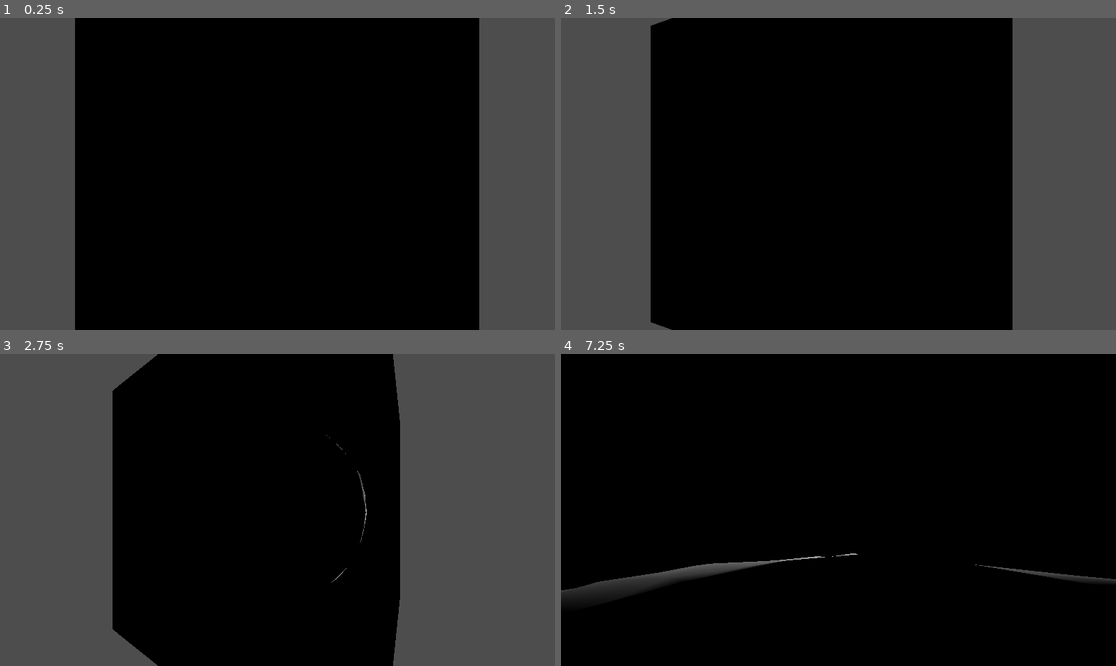
Above: before the commit, frames 1-4 (two rows, left to right).
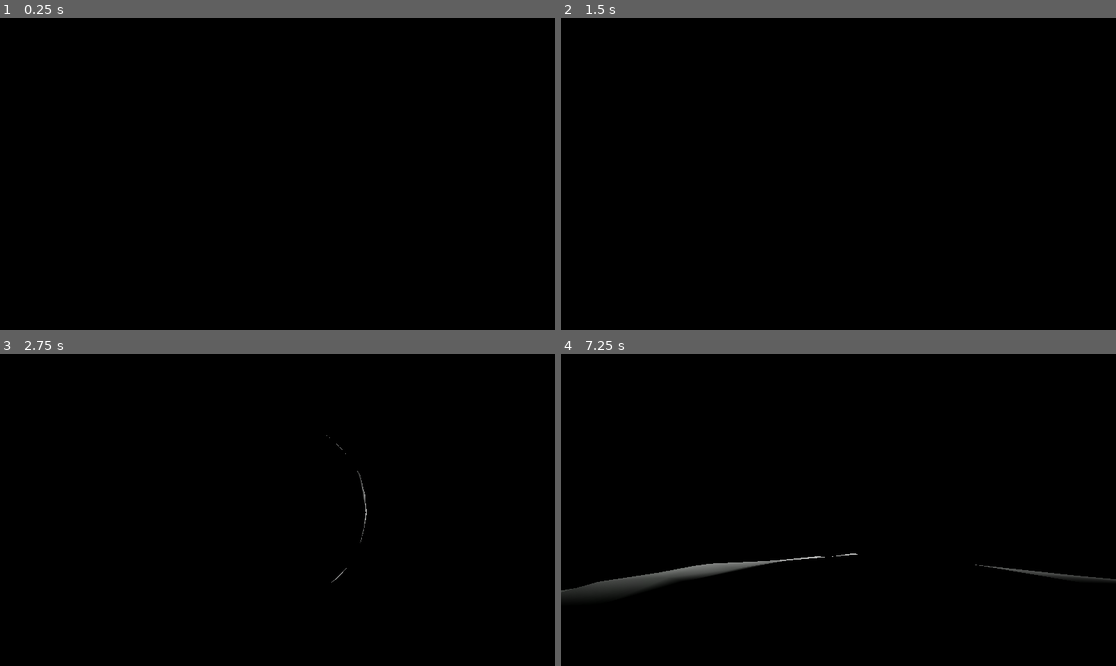
Above: after the commit, the same moments.

Repository: Dimev/Realistic-Atmosphere-Godot-and-UE4
Game: Godot game, scene res://Demo.tscn
Two runs of this game, one before a commit and one after it. Both use one fixed random seed, a clock stepped at 60 frames per second and the inputs below.
Inputs:
- Up to frame 1 (0.25 s): no input
- Up to frame 2 (1.5 s): no input
- Up to frame 3 (2.75 s): no input
- Up to frame 4 (7.25 s): tap Enter at 3.5, 5, 6.5 s; tap Space at 4.25, 5.75 s

The runs differ from the first frame. In frame 1, 27% of the frame differs, in the area x 0-100%, y 0-100%; in frame 2, 35%; in frame 3, 49%; in frame 4, 0.3%.

Commit message:
Add environment

Diff:
--- a/godot/Atmosphere Showcase/Demo.tscn
+++ b/godot/Atmosphere Showcase/Demo.tscn
@@ -1,9 +1,10 @@
-[gd_scene load_steps=9 format=3 uid="uid://xpfpv34fyvdg"]
+[gd_scene load_steps=10 format=3 uid="uid://xpfpv34fyvdg"]
 
 [ext_resource type="Script" path="res://settings_changer.gd" id="1"]
 [ext_resource type="Shader" path="res://Atmosphere/atmosphere_v2.gdshader" id="2"]
 [ext_resource type="Shader" path="res://Terrain/terrain.gdshader" id="3"]
 [ext_resource type="Script" path="res://camera.gd" id="4"]
+[ext_resource type="Environment" path="res://default_env.tres" id="5_c1hy5"]
 
 [sub_resource type="ShaderMaterial" id="1"]
 render_priority = 0
@@ -59,3 +60,6 @@
 bbcode_enabled = true
 text = "Press escape to close
 "
+
+[node name="WorldEnvironment" type="WorldEnvironment" parent="."]
+environment = ExtResource("5_c1hy5")
